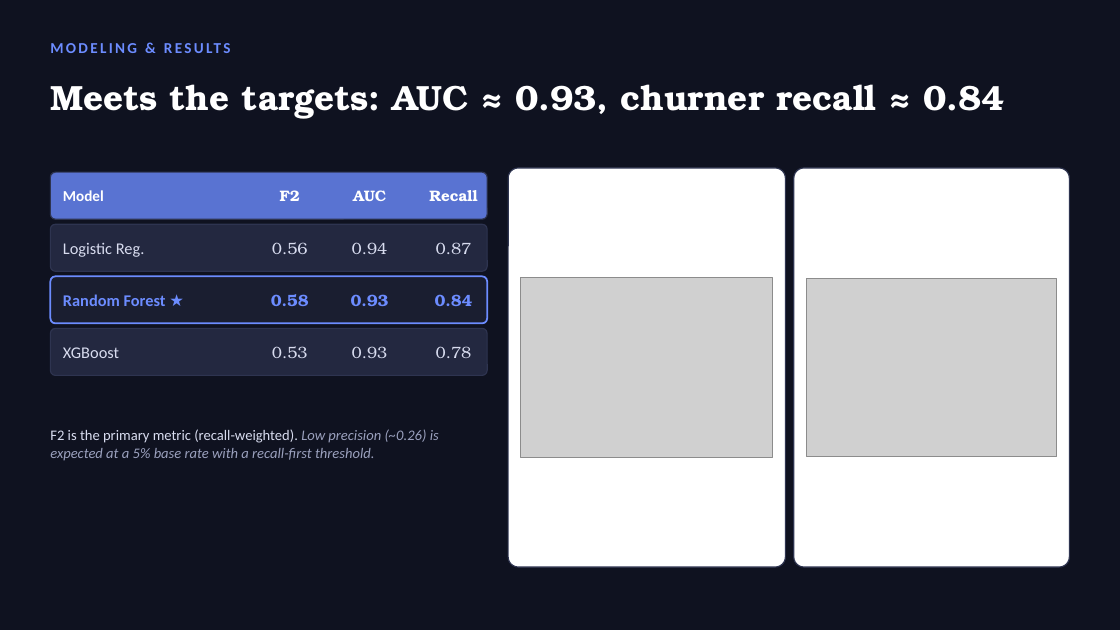
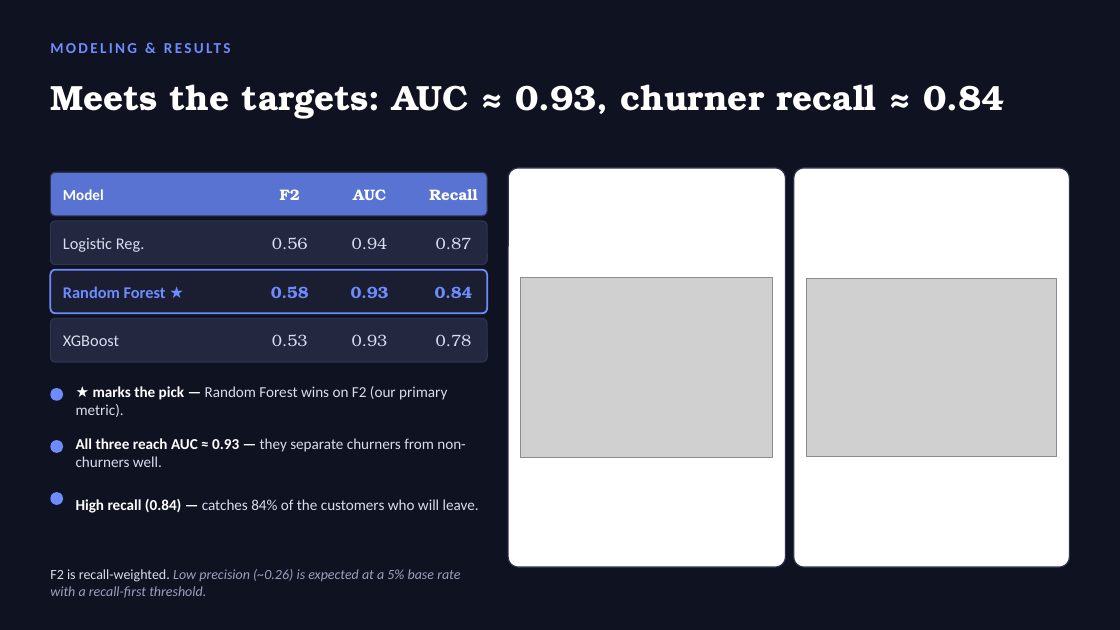
Before and after one commit to maydamv/customer-churn-prediction, a slide deck: slide 7 of presentation/Churn_Prediction_Final_Presentation.pptx. Drawn at 1120x630 pixels with LibreOffice and Linux fonts; fonts in the diff are those of the drawing; grey boxes stand for pictures. Boxes give left, top, right and bottom in pixels: in the first picture for what was removed or moved away, otherwise in the second. Text is boxed around its words. In the diff, an @@ line names an element or a change of style, - is before the commit and + after.

Commit message:
Presentation: add key takeaways to the modeling & results slide

```diff
--- a/presentation/Churn_Prediction_Final_Presentation.pptx
+++ b/presentation/Churn_Prediction_Final_Presentation.pptx
@@ 4 texts, 1 rounded rectangle: place and size @@
-4 texts, 1 rounded rectangle at [50,224,487,271]
+4 texts, 1 rounded rectangle at [50,221,487,265]
@@ rounded rectangle: place and size @@
-rounded rectangle at [50,276,487,323]
+rounded rectangle at [50,270,487,313]
@@ text "Random Forest ★": place and size @@
-text "Random Forest ★" at [63,294,166,306]
+text "Random Forest ★" at [63,286,166,298]
@@ text "0.58": place and size @@
-text "0.58" at [271,294,309,306]
+text "0.58" at [271,286,309,298]
@@ text "0.93": place and size @@
-text "0.93" at [351,294,389,306]
+text "0.93" at [351,286,389,298]
@@ text "0.84": place and size @@
-text "0.84" at [435,294,473,306]
+text "0.84" at [435,286,473,298]
@@ 4 texts, 1 rounded rectangle: place and size @@
-4 texts, 1 rounded rectangle at [50,329,487,376]
+4 texts, 1 rounded rectangle at [50,318,487,362]
@@ proportions changed in 4 elements at [50,172,487,216], [50,221,487,265], [50,270,487,313], [50,318,487,362] @@
@@ rounded rectangle added at [50,388,63,401], fill #6C8CFF @@
@@ text added at [76,386,447,417], 13 pt, text #D8DCEF @@
+★ marks the pick — Random Forest wins on F2 (our primary metric).
@@ rounded rectangle added at [50,440,63,453], fill #6C8CFF @@
@@ text added at [76,438,465,467], 13 pt, text #D8DCEF @@
+All three reach AUC ≈ 0.93 — they separate churners from non-churners well.
@@ rounded rectangle added at [50,492,63,505], fill #6C8CFF @@
@@ text added at [76,499,479,513], 13 pt, text #D8DCEF @@
+High recall (0.84) — catches 84% of the customers who will leave.
@@ text at [50,569,460,598]: text changed; size 12.5 to 12 pt @@
-F2 is the primary metric (recall-weighted). Low precision (~0.26) is expected at a 5% base rate with a recall-first threshold.
+F2 is recall-weighted. Low precision (~0.26) is expected at a 5% base rate with a recall-first threshold.
```
Also in this commit, not shown: 1 other file.
